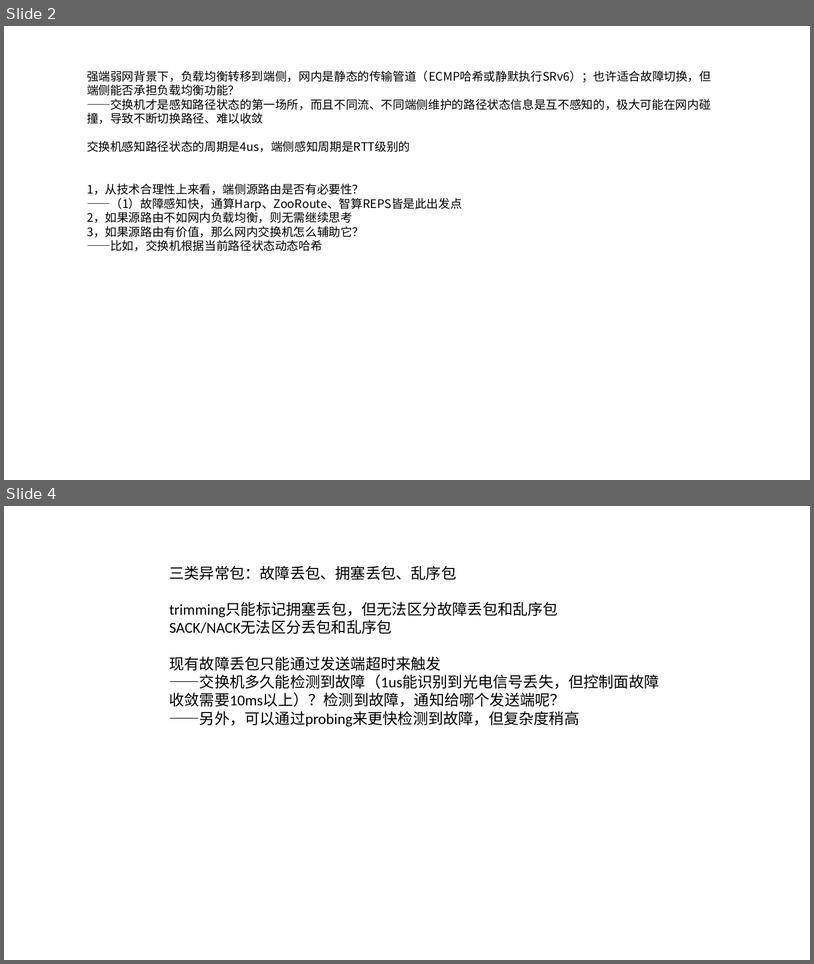
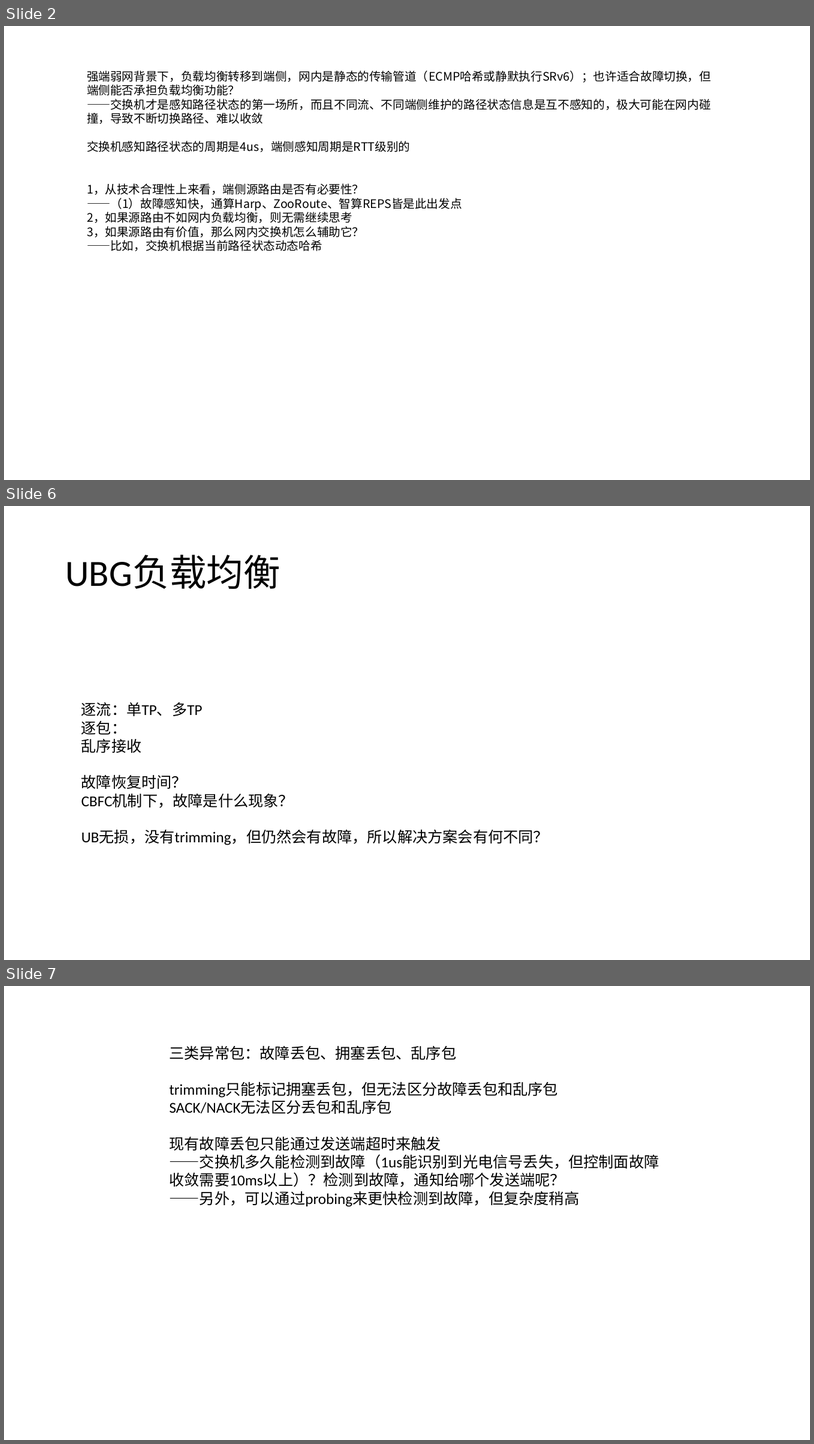
Before and after one commit to dxl041/Academics, a slide deck: Comparison/总结.pptx. Shown one above the other, each under a label of ours: slides 2 and 4 before the commit, slides 2, 6 and 7 after it; the slides between them are not shown. The pictures are 814x964 and 814x1444 pixels, drawn with LibreOffice and Linux fonts; fonts in the diff are those of the drawing. Boxes give left, top, right and bottom in pixels: in the first picture for what was removed or moved away, otherwise in the second. Text is boxed around its words. In the diff, an @@ line names an element or a change of style, - is before the commit and + after.

```diff
--- a/Comparison/总结.pptx
+++ b/Comparison/总结.pptx
@@ slide 6 added at (4, 506, 810, 960), background #FFFFFF @@
@@ title added at (65, 555, 280, 589), 44 pt, text #000000 @@
+UBG负载均衡
@@ text added at (81, 702, 549, 845), 18 pt, text #000000 @@
+逐流：单TP、多TP
+逐包：
+乱序接收
+故障恢复时间？
+CBFC机制下，故障是什么现象？
+UB无损，没有trimming，但仍然会有故障，所以解决方案会有何不同？
@@ what was slide 4 is now slide 7 @@
```
Also in this commit, not shown: 4 other slides added, 1 slide removed, 8 other files.
